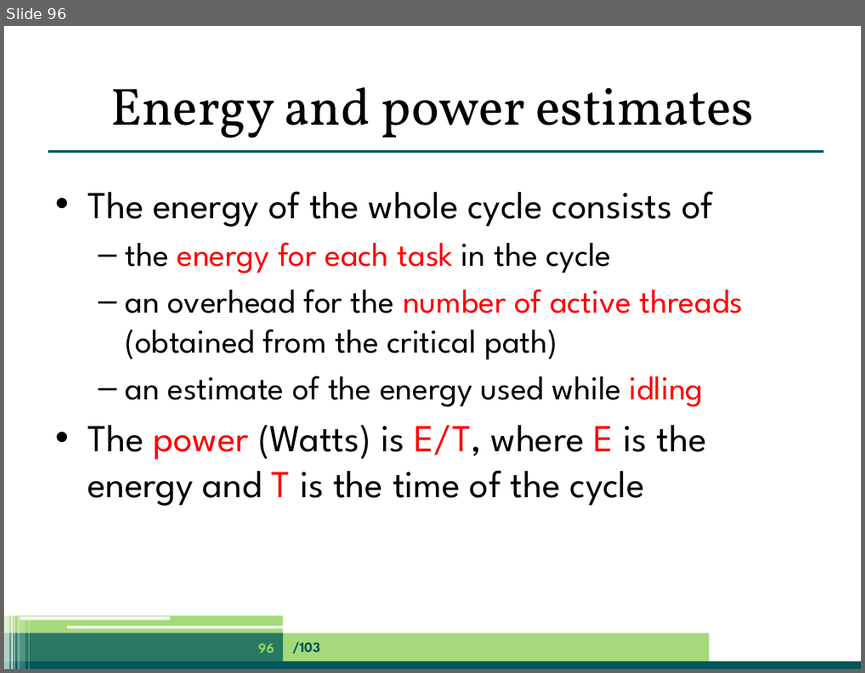
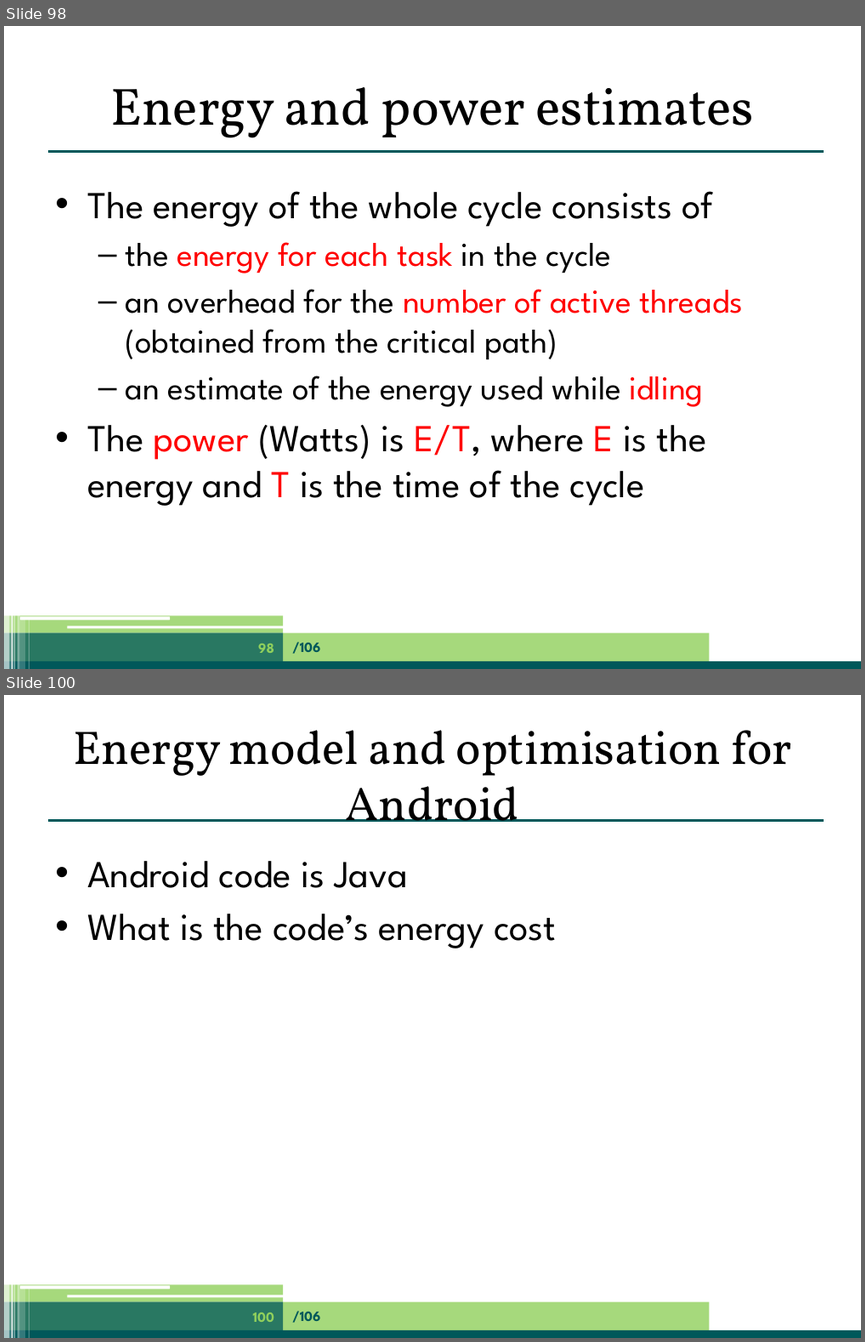
Before and after one commit to jpgallagher/ict-e-summerschool-aalborg, a slide deck: summerschool-aalborg-jpg.pptx. Shown one above the other, each under a label of ours: slide 96 before the commit, slides 98 and 100 after it; the slides between them are not shown. The pictures are 865x673 and 865x1342 pixels, drawn with LibreOffice and Linux fonts; fonts in the diff are those of the drawing. Boxes give left, top, right and bottom in pixels: in the first picture for what was removed or moved away, otherwise in the second. Text is boxed around its words. In the diff, an @@ line names an element or a change of style, - is before the commit and + after.

```diff
--- a/summerschool-aalborg-jpg.pptx
+++ b/summerschool-aalborg-jpg.pptx
@@ slide 100 added at [4, 695, 861, 1338], background #FFFFFF; not listed: 13 template elements that a slide beside it also shows @@
@@ title added at [73, 730, 792, 822], 39.6 pt, text #000000 @@
+Energy model and optimisation for Android
@@ text added at [87, 861, 556, 948], 32 pt, text #000000 @@
+• Android code is Java
+• What is the code’s energy cost
@@ page number added at [253, 1312, 274, 1321], 12 pt, text #90D05C, bold @@
+100
@@ text added at [292, 1310, 320, 1322], 12 pt, text #00585A, bold @@
+/106
@@ what was slide 96 is now slide 98 @@
@@ slide 98 changed as well @@
@@ page number at [258, 643, 274, 652]: text changed @@
-96
+98
@@ text at [292, 641, 320, 653]: text changed @@
-/103
+/106
```
Also in this commit, not shown: 101 other slides changed, 2 other slides added.
